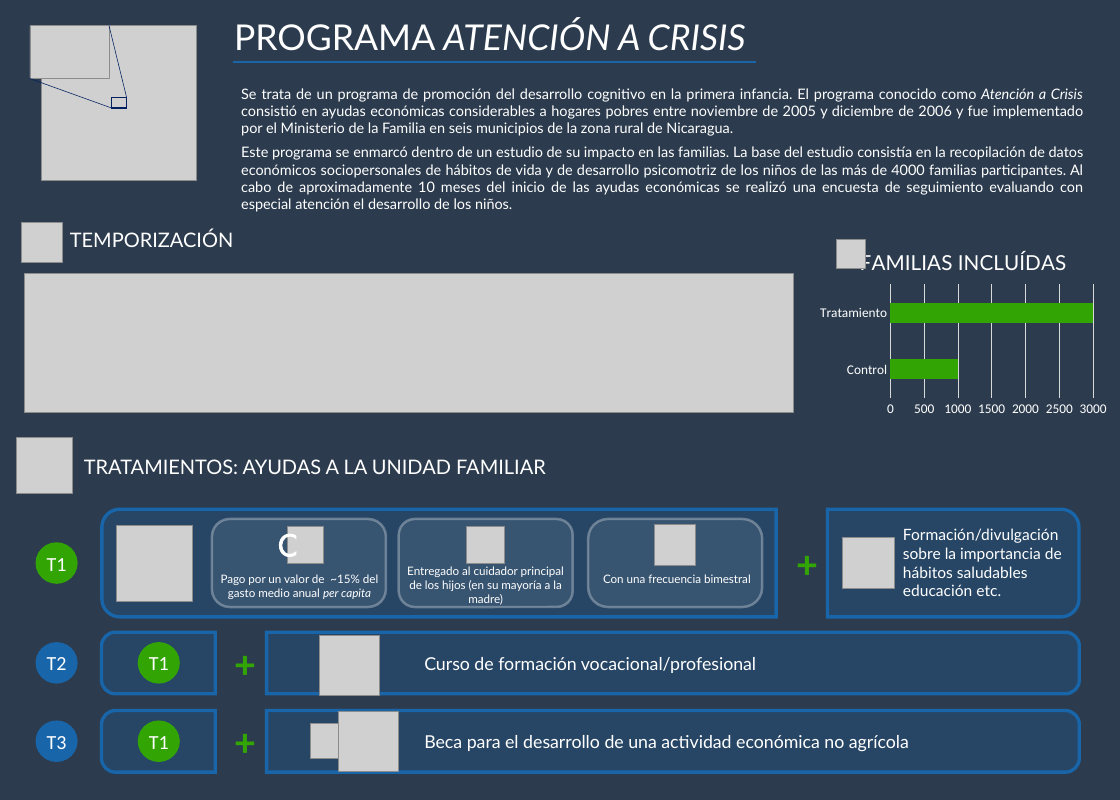
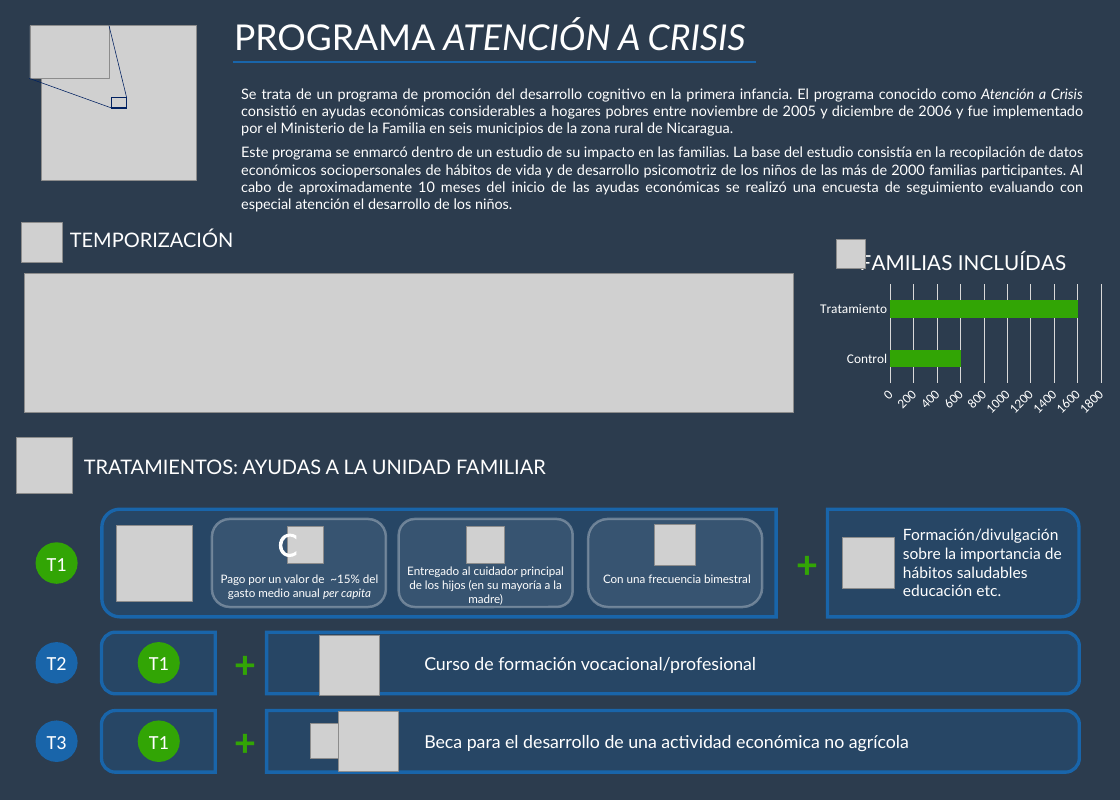
Before and after one commit to JMBorrego/CashCognitive, a slide deck: slide 1 of assets/Infografia.pptx. Drawn at 1120x800 pixels with LibreOffice and Linux fonts; fonts in the diff are those of the drawing; grey boxes stand for pictures. Boxes give left, top, right and bottom in pixels: in the first picture for what was removed or moved away, otherwise in the second. Text is boxed around its words. In the diff, an @@ line names an element or a change of style, - is before the commit and + after.

```diff
--- a/assets/Infografia.pptx
+++ b/assets/Infografia.pptx
@@ text at (241,146,1084,212): text changed @@
-Este programa se enmarcó dentro de un estudio de su impacto en las familias. La base del estudio consistía en la recopilación de datos económicos sociopersonales de hábitos de vida y de desarrollo psicomotriz de los niños de las más de 4000 familias participantes. Al cabo de aproximadamente 10 meses del inicio de las ayudas económicas se realizó una encuesta de seguimiento evaluando con especial atención el desarrollo de los niños.
+Este programa se enmarcó dentro de un estudio de su impacto en las familias. La base del estudio consistía en la recopilación de datos económicos sociopersonales de hábitos de vida y de desarrollo psicomotriz de los niños de las más de 2000 familias participantes. Al cabo de aproximadamente 10 meses del inicio de las ayudas económicas se realizó una encuesta de seguimiento evaluando con especial atención el desarrollo de los niños.
@@ bar chart at (814,235,1113,420) @@
@@ Series 1, Control: 1000 to 600 @@
@@ Series 1, Tratamiento: 3000 to 1600 @@
@@ value axis changed @@
```
Also in this commit, not shown: 2 other files.
